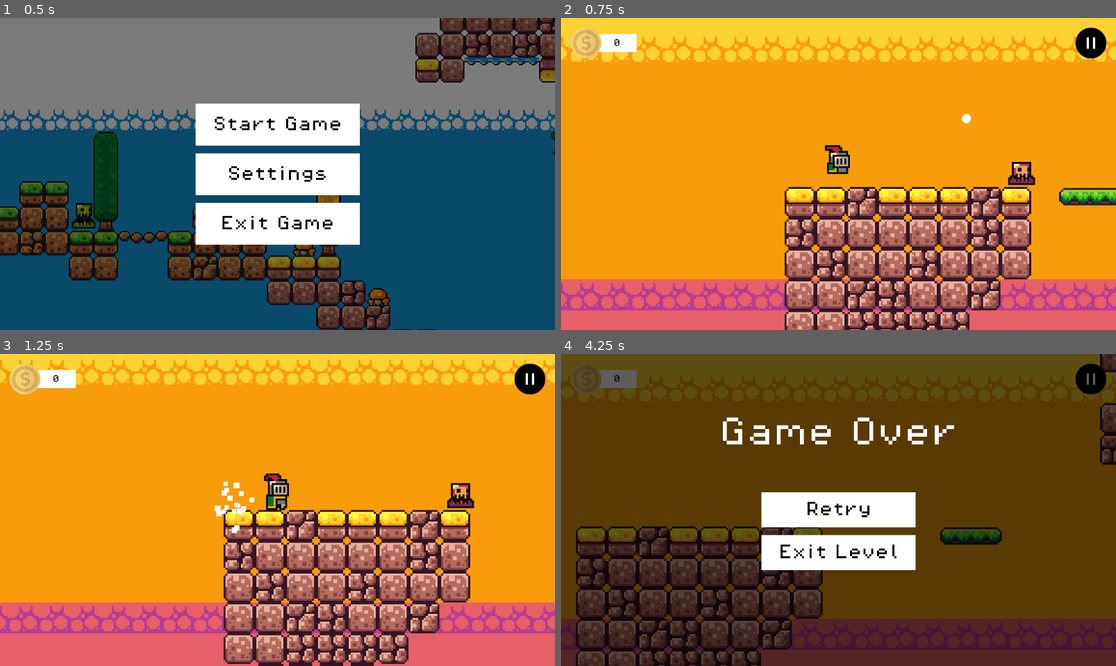
Above: before the commit, frames 1-4 (two rows, left to right).
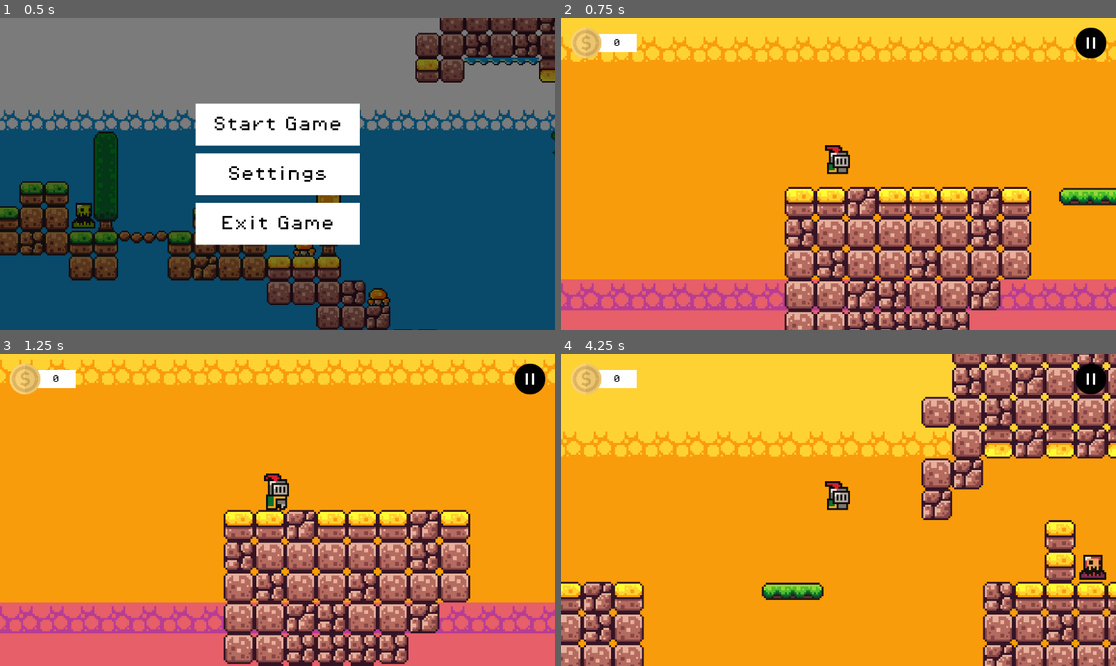
Above: after the commit, the same moments.

Repository: ImadSaddik/FirstGodotGame
Game: Godot game, scene res://scenes/start_screen_ui.tscn
Same seed, same stepped clock (60 frames per second), same inputs: the game is played once before the commit and once after it.
Inputs (mouse positions are in pixels of both pictures, inside the frame that each line leads up to):
- Up to frame 1 (0.5 s): no input
- Up to frame 2 (0.75 s): click "Start Game" at 0.5 s
- Up to frame 3 (1.25 s): no input
- Up to frame 4 (4.25 s): click (1088, 378) at 1.25 s; click "Resume" at 2 s; hold Right (move_right) from 2.78 s (still down); tap E (hit) at 2.85, 3.6 s; tap Space (jump) at 3.02, 3.77 s

Frame 1 is identical in both runs. In frame 2, 0.4% of the frame differs, in the area x 72-86%, y 30-54%; in frame 3, 0.6%; in frame 4, 99%, in the area x 0-100%, y 0-100%.

Commit message:
Removed the test slime

Diff:
--- a/scenes/level_2.tscn
+++ b/scenes/level_2.tscn
@@ -424,10 +424,6 @@
 position = Vector2(265, 32)
 slimeBallScene = ExtResource("9_3irey")
 
-[node name="HellSlime7" parent="Enemies" instance=ExtResource("8_ktl8p")]
-position = Vector2(27, 32)
-slimeBallScene = ExtResource("9_3irey")
-
 [node name="HellSlime2" parent="Enemies" instance=ExtResource("8_ktl8p")]
 position = Vector2(440, 128)
 slimeBallScene = ExtResource("9_3irey")
@@ -492,7 +488,6 @@
 
 [connection signal="player_won" from="WinZone" to="GameManager" method="_on_player_won"]
 [connection signal="player_died" from="Enemies/HellSlime" to="GameManager" method="_on_player_died"]
-[connection signal="player_died" from="Enemies/HellSlime7" to="GameManager" method="_on_player_died"]
 [connection signal="player_died" from="Enemies/HellSlime2" to="GameManager" method="_on_player_died"]
 [connection signal="player_died" from="Enemies/HellSlime3" to="GameManager" method="_on_player_died"]
 [connection signal="player_died" from="Enemies/HellSlime4" to="GameManager" method="_on_player_died"]
